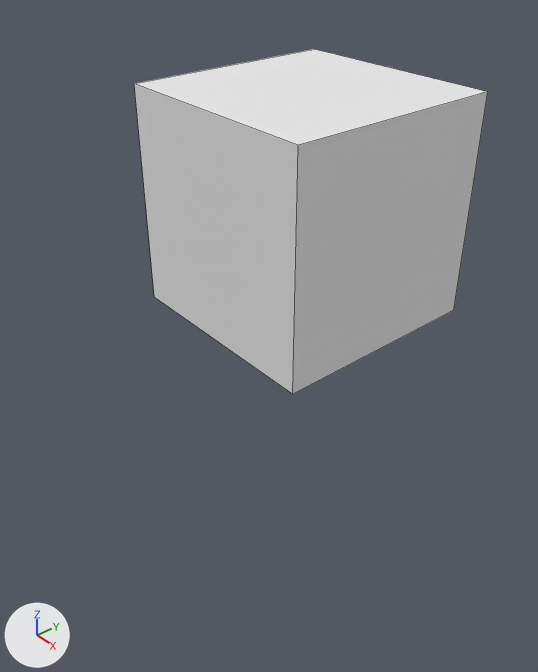
An edit to the Blender file working/subahu/Bead/Bead.blend, drawn before and after from the same camera.
Rendered twice from a camera (50 mm lens) standing at (4.48, -4.16, 2.56) and looking at (1.15, -1.37, -0.23). Every picture has the same lights, and +X, +Y and +Z are marked at lower left. Mesh edges are drawn as thin lines.
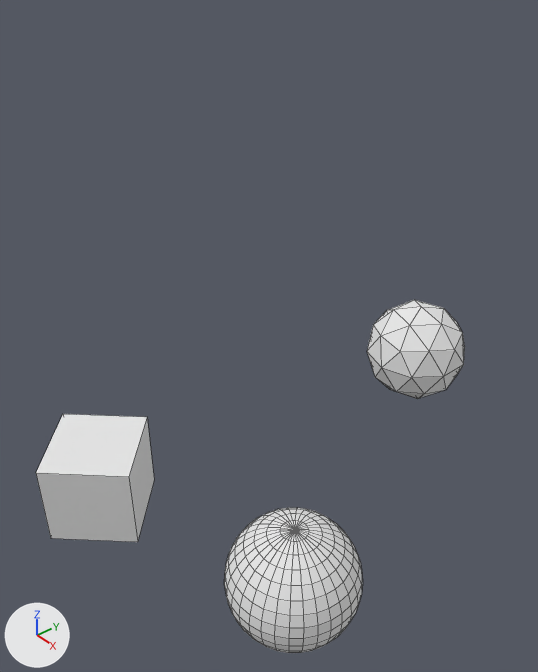
The change in detail:
Material 'Material.001' (mat_material_001) is new.
Its base color is (0.8, 0.8, 0.8) (white #e7e7e7).
Material 'Material.002' (mat_material_002) is new.
Its base color is (0.8, 0.8, 0.8) (white #e7e7e7).
Mesh me_sphere is new.
It is a UV sphere (32 segments, 16 rings, poles along z) spanning x -1.0..1.0, y -1.0..1.0, z -1.0..1.0.
It uses material mat_material_001 (its picture is missing).
Mesh me_icosphere is new.
It is an icosphere of 80 faces spanning x -0.95..0.95, y -1.0..1.0, z -1.0..1.0.
It uses material mat_material_002 (its picture is missing).
Object 'Cube' (ob_cube) moves from (0.0, 0.0, 0.0) to (1.87, -3.055, 0.002).
Object 'Cube' (ob_cube) turns from (0, 0, 0) to (0, 0, 47) degrees about x, y and z.
Object 'Cube' (ob_cube) is rescaled from (1.0, 1.0, 1.0) to (-0.213, -0.213, -0.213).
Object 'Sphere' (ob_sphere) is new; it shows me_sphere.
Its location is (2.95, -2.745, 0.023).
Its scale is (0.288, 0.288, 0.288).
Object 'Icosphere' (ob_icosphere) is new; it shows me_icosphere.
Its location is (2.16, -1.052, 0.041).
Its scale is (0.301, 0.301, 0.301).

Pixel boxes [x1, y1, x2, y2] of what changed, in the pictures (538 x 672 px):
'Cube', moved, turned, rescaled: before [134, 49, 488, 394]; after [36, 414, 154, 542]
'Sphere', added: after [224, 508, 363, 653]
'Icosphere', added: after [367, 300, 465, 399]
